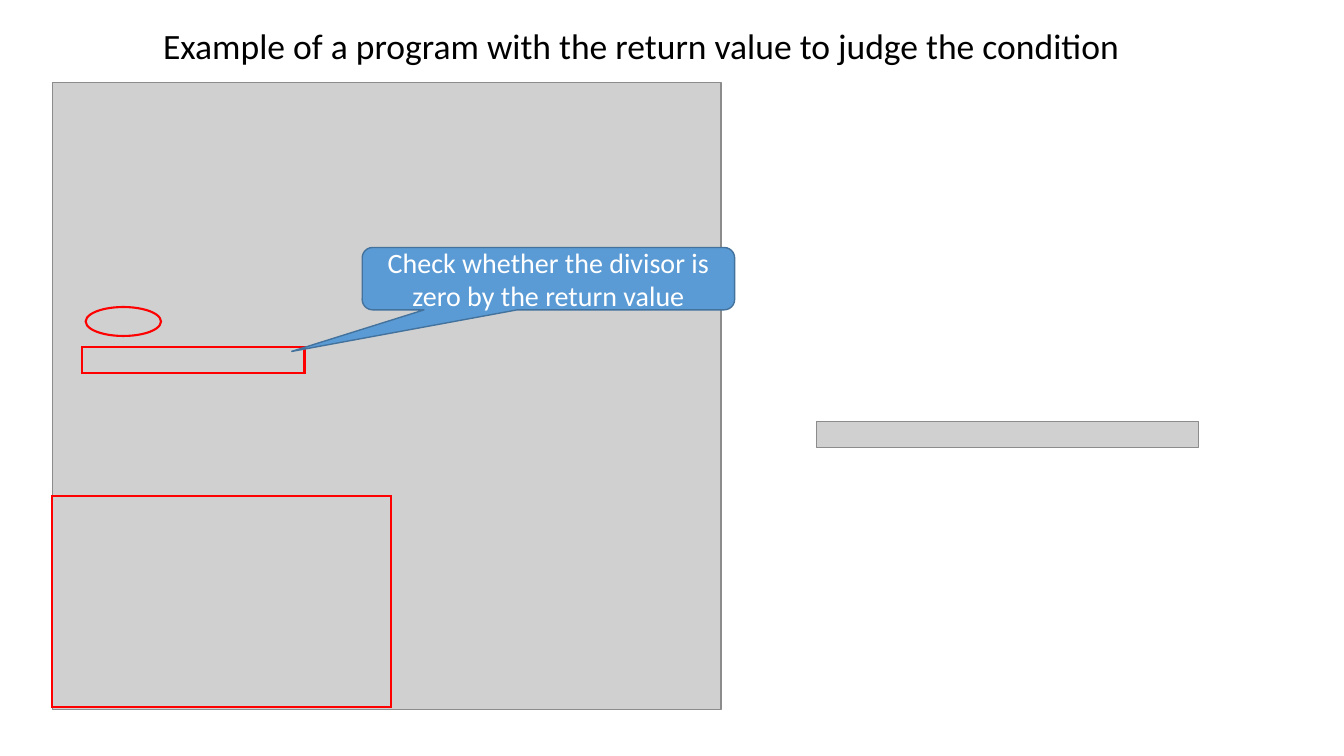
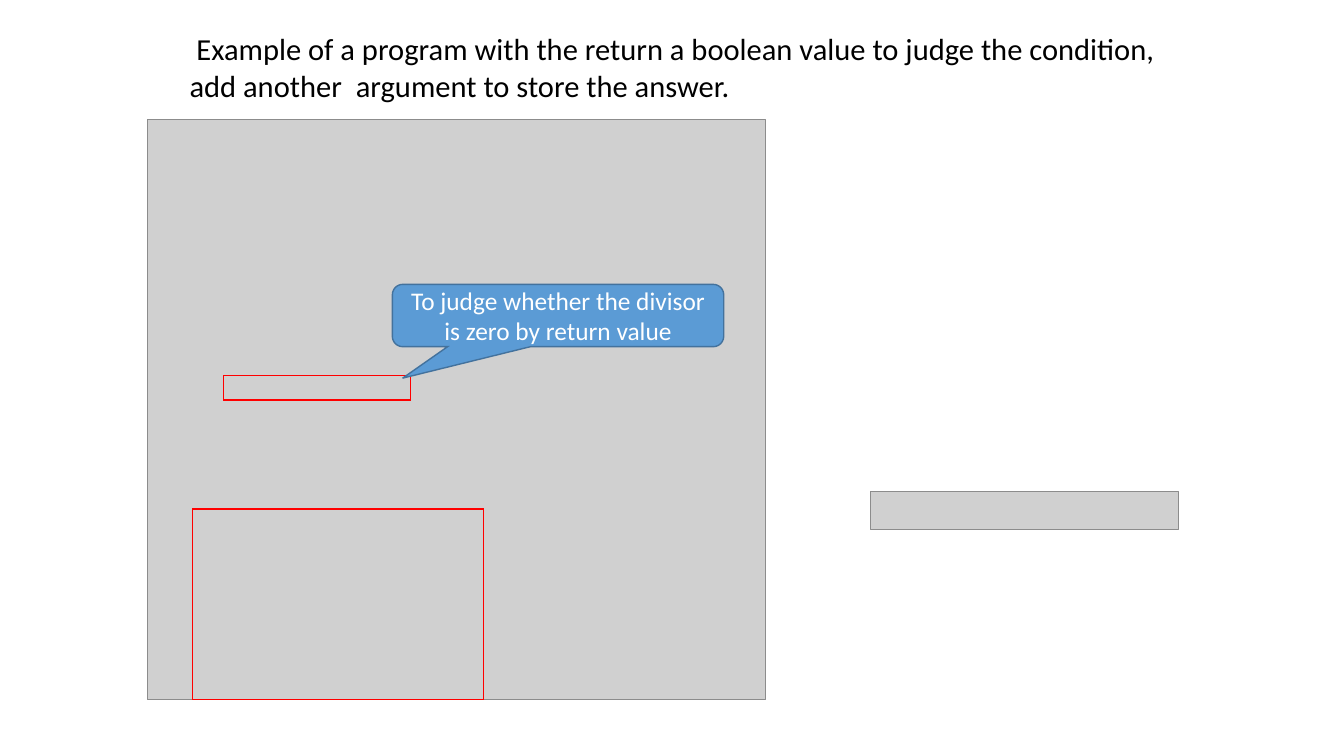
Before and after one commit to ShiqiYu/CPP, a slide deck: slide 6 of week14/Lab14.pptx. Drawn at 1344x756 pixels with LibreOffice and Linux fonts; fonts in the diff are those of the drawing; grey boxes stand for pictures; background and template pictures are left out. Boxes give left, top, right and bottom in pixels: in the first picture for what was removed or moved away, otherwise in the second. Text is boxed around its words. In the diff, an @@ line names an element or a change of style, - is before the commit and + after.

```diff
--- a/week14/Lab14.pptx
+++ b/week14/Lab14.pptx
@@ text at box(190, 38, 1154, 103): text changed; size 25.4 to 21.8 pt @@
-  Example of a program with the return value to judge the condition
+  Example of a program with the return a boolean value to judge the condition, add another argument to store the answer.
@@ picture: place and size @@
-picture at box(52, 83, 721, 710)
+picture at box(147, 119, 766, 700)
@@ rounded speech box "To judge whether the divisor ...": place and size @@
-rounded speech box "To judge whether the divisor ..." at box(362, 248, 734, 311)
+rounded speech box "To judge whether the divisor ..." at box(392, 284, 724, 347)
@@ rounded speech box "To judge whether the divisor ..." at box(392, 284, 724, 347): proportions changed @@
@@ text in rounded speech box at box(411, 292, 704, 347): text changed; size 20 to 18.1 pt @@
-Check whether the divisor is zero by the return value
+To judge whether the divisor is zero by return value
@@ ellipse removed at box(86, 308, 161, 337) @@
@@ rectangle at box(224, 375, 411, 400): outline #FF0000 1.5 pt to #FF0000 1 pt @@
@@ rectangle: place and size @@
-rectangle at box(82, 347, 304, 373)
+rectangle at box(224, 375, 411, 400)
@@ picture removed at box(817, 421, 1199, 448) @@
@@ rectangle: place and size @@
-rectangle at box(52, 496, 391, 707)
+rectangle at box(193, 509, 484, 700)
@@ rectangle at box(193, 509, 484, 700): outline #FF0000 1.5 pt to #FF0000 1 pt @@
@@ picture added at box(871, 492, 1179, 529) @@
```
Also in this commit, not shown: 14 other slides changed, 9 slides added, 14 slides removed.
